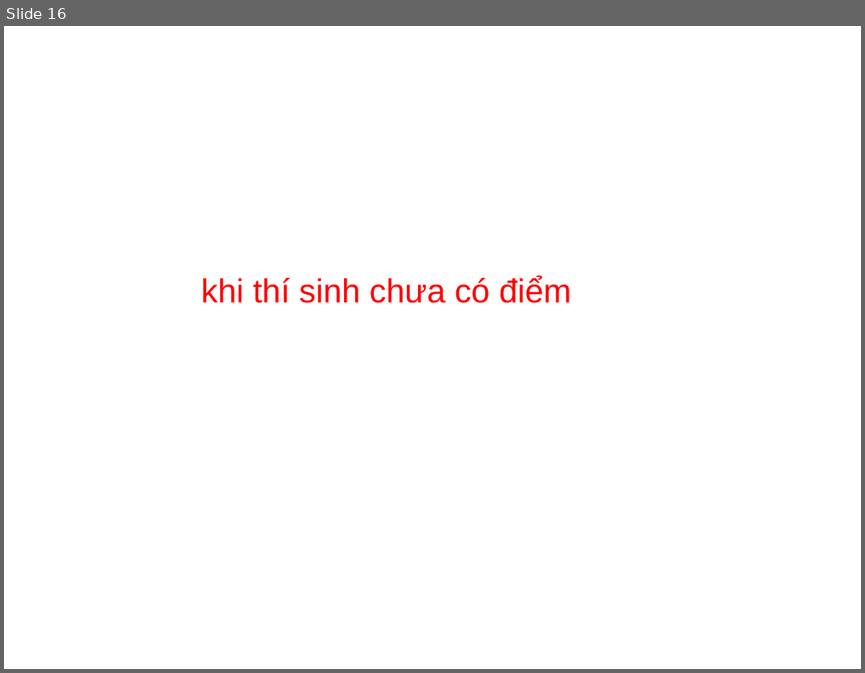
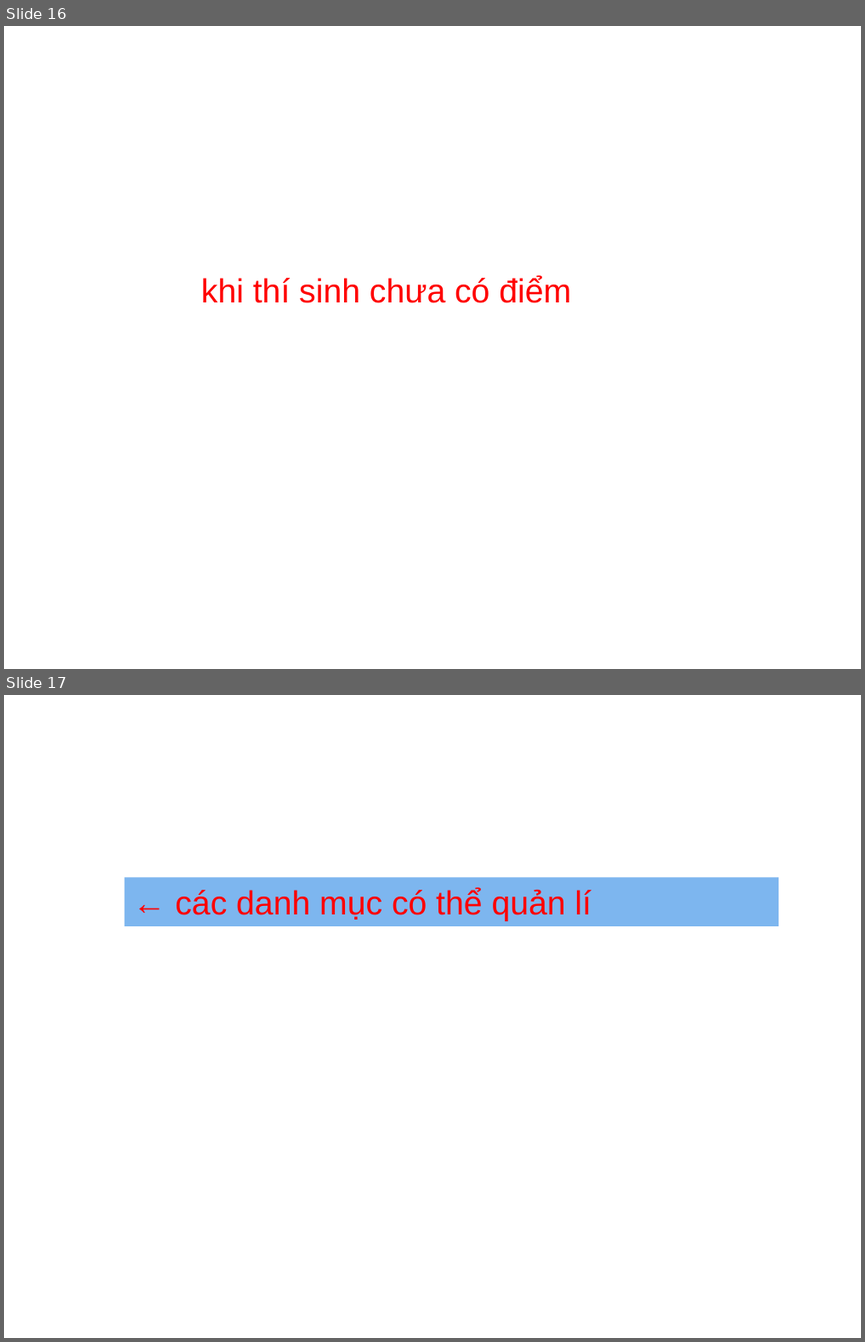
Before and after one commit to thanhchuong99/LTCSDL_TH74_Nhom18, a slide deck: HDSD.ppt. Shown one above the other, each under a label of ours: slide 16 before the commit, slides 16 and 17 after it. The pictures are 865x673 and 865x1342 pixels, drawn with LibreOffice and Linux fonts; fonts in the diff are those of the drawing; background and template pictures are left out. Boxes give left, top, right and bottom in pixels: in the first picture for what was removed or moved away, otherwise in the second. Text is boxed around its words. In the diff, an @@ line names an element or a change of style, - is before the commit and + after.

```diff
--- a/HDSD.ppt
+++ b/HDSD.ppt
@@ slide 17 added at [4,695,861,1338], background picture (left out) @@
@@ rectangle added at [124,878,778,926], fill #7DB6EF, 28 pt, text #FF0000 @@
+← các danh mục có thể quản lí
```
Also in this commit, not shown: 2 slides changed, 1 other slide added, 2 slides removed.
